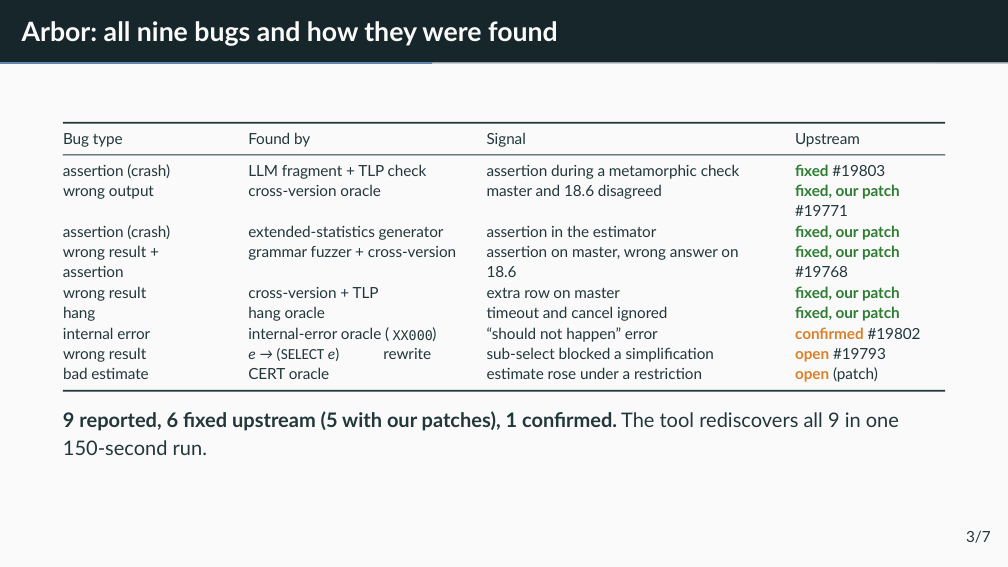
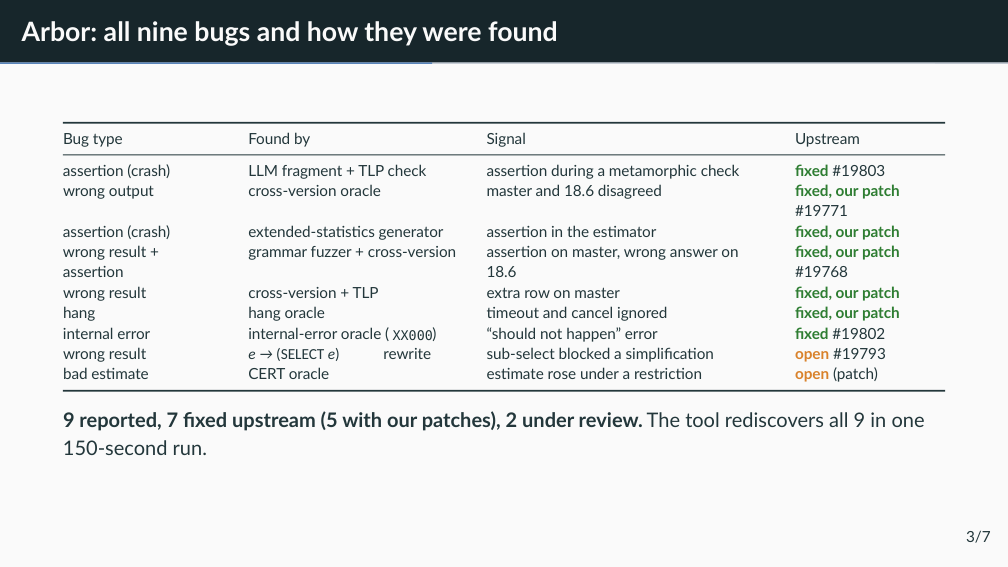
Before and after one commit to v28k/cs5187-term-project, a slide deck: slide 4 of completion/classtalk/short_talk.pptx. Drawn at 1008x567 pixels with LibreOffice and Linux fonts; fonts in the diff are those of the drawing. Boxes give left, top, right and bottom in pixels: in the first picture for what was removed or moved away, otherwise in the second. Text is boxed around its words. In the diff, an @@ line names an element or a change of style, - is before the commit and + after.

Commit message:
Bug states of 12 Nov: BUG #19802 fixed upstream (seven fixed), DuckDB fix approved, BUG #19826 v4; rebuild paper, slides and guide

```diff
--- a/completion/classtalk/short_talk.pptx
+++ b/completion/classtalk/short_talk.pptx
@@ text at box(795, 327, 885, 339): text changed; text colour #D9822B to #23373B; bold off @@
-conﬁrmed #19802
+ﬁxed #19802
@@ text at box(63, 411, 925, 431): text changed @@
-9 reported, 6 ﬁxed upstream (5 with our patches), 1 conﬁrmed. The tool rediscovers all 9 in one
+9 reported, 7 ﬁxed upstream (5 with our patches), 2 under review. The tool rediscovers all 9 in one
```
Also in this commit, not shown: 2 other slides changed, 33 other files.
